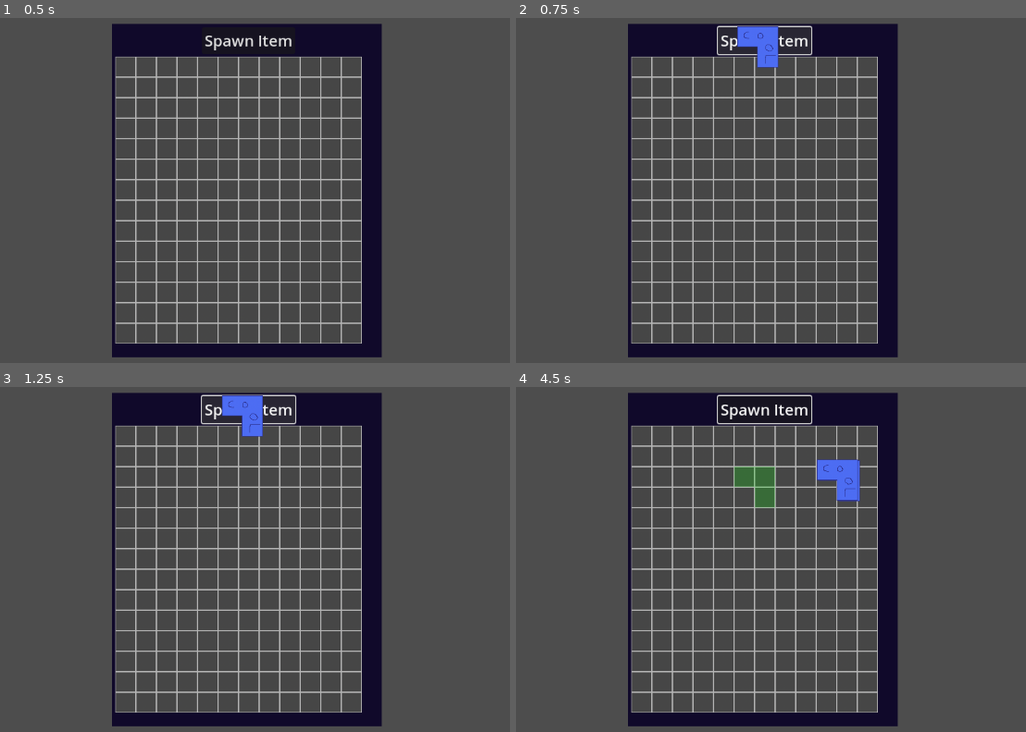
Above: before the commit, frames 1-4 (two rows, left to right).
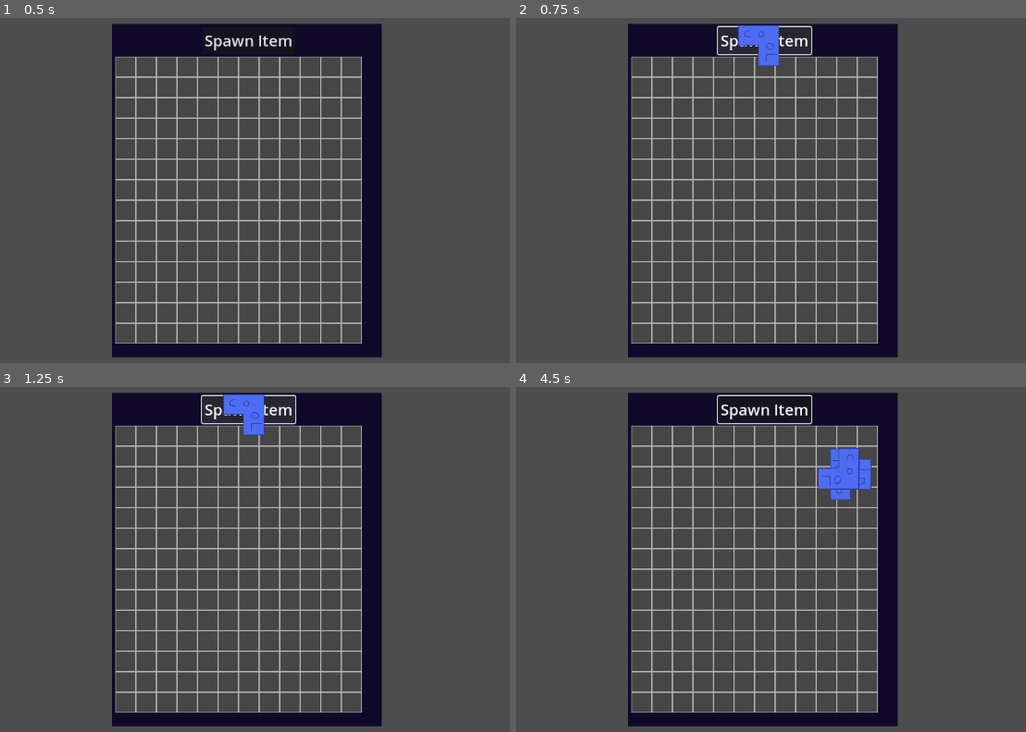
Above: after the commit, the same moments.

Repository: zMenta/Godot4GridInventory
Game: Godot game, scene res://main/main.tscn
The game is run twice, just before and just after one commit, with the same random seed, the same clock (stepped at 60 frames per second) and the same inputs.
Inputs (mouse positions are in pixels of both pictures, inside the frame that each line leads up to):
- Up to frame 1 (0.5 s): no input
- Up to frame 2 (0.75 s): click "Spawn Item" at 0.5 s
- Up to frame 3 (1.25 s): no input
- Up to frame 4 (4.5 s): click "Spawn Item" at 1.25 s; click "Spawn Item" at 2 s; tap Enter at 2.75, 4.25 s; move the mouse to (934, 545) at 2.77 s; tap R (rotate, bound only after the commit) at 2.85, 3.6, 4.35 s; tap Space at 3.5 s; move the mouse to (623, 587) at 3.52 s; move the mouse to (847, 473) at 4.27 s

Frame 1 is identical in both runs. In frame 2, 0.2% of the frame differs, in the area x 43-52%, y 2-15%; in frame 3, 0.3%; in frame 4, 1.6%, in the area x 42-70%, y 17-35%.

Commit message:
refact item, item root node -> node2d

Diff:
--- a/GridInventory/item/item.gd
+++ b/GridInventory/item/item.gd
@@ -1,5 +1,5 @@
 @tool
-extends TextureRect
+extends Node2D
 class_name Item
 
 @export var item_grid : Array[Vector2i] = [Vector2i()] : set = _set_item_grid
@@ -18,23 +18,28 @@
 
 func _set_is_selected(new_value: bool) -> void:
 	is_selected = new_value
-	if is_selected:
-		mouse_filter = MOUSE_FILTER_IGNORE
-	else:
-		mouse_filter = MOUSE_FILTER_PASS
+	# if is_selected:
+	# 	mouse_filter = MOUSE_FILTER_IGNORE
+	# else:
+	# 	mouse_filter = MOUSE_FILTER_PASS
 
 
 func _ready() -> void:
 	# Moving the hitbox x axis 1 slot to the left;
 	# So it's more aligned with the texture.
-	for i in item_grid.size():
-		item_grid[i] -= Vector2i(1,0)
+	if not Engine.is_editor_hint():
+		for i in item_grid.size():
+			item_grid[i] -= Vector2i(1,0)
 
 
 func _process(delta: float) -> void:
 	if is_selected:
-		var offset : Vector2 = texture.get_size() / 2  + Vector2(10, -10)
-		global_position = lerp(global_position, get_global_mouse_position() - offset, 25 * delta)
+		# var offset : Vector2 = texture.get_size() / 2  + Vector2(10, -10)
+		# global_position = lerp(global_position, get_global_mouse_position() - offset, 25 * delta)
+		global_position = lerp(global_position, get_global_mouse_position(), 25 * delta)
+
+		if Input.is_action_just_pressed("rotate"):
+			rotate_item()
 
 
 func _draw() -> void:
@@ -51,10 +56,10 @@
 			true
 		)
 
-func rotate() -> void:
+func rotate_item() -> void:
 	for i in item_grid.size():
 		item_grid[i] = Vector2i(item_grid[i].y, item_grid[i].x)
 
 	rotation_degrees += 90
-	if rotation_degrees > 360:
+	if rotation_degrees >= 360:
 		rotation_degrees = 0
--- a/GridInventory/item/item.tscn
+++ b/GridInventory/item/item.tscn
@@ -3,9 +3,22 @@
 [ext_resource type="Texture2D" uid="uid://c1dlwh3kav0v" path="res://assets/item1.png" id="1_cktku"]
 [ext_resource type="Script" path="res://item/item.gd" id="1_guc00"]
 
-[node name="Item" type="TextureRect"]
-offset_right = 64.0
-offset_bottom = 64.0
+[node name="Item" type="Node2D"]
+z_index = 1
+script = ExtResource("1_guc00")
+item_grid = Array[Vector2i]([Vector2i(0, 0), Vector2i(1, 0), Vector2i(1, 1)])
+
+[node name="TextureRect" type="TextureRect" parent="."]
+anchors_preset = -1
+anchor_left = 0.5
+anchor_top = 0.5
+anchor_right = 0.5
+anchor_bottom = 0.5
+offset_left = -32.0
+offset_top = -16.0
+offset_right = 16.0
+offset_bottom = 32.0
+grow_horizontal = 2
+grow_vertical = 2
+mouse_filter = 2
 texture = ExtResource("1_cktku")
-script = ExtResource("1_guc00")
-item_grid = Array[Vector2i]([Vector2i(1, 1), Vector2i(0, 0), Vector2i(1, 0)])
--- a/GridInventory/project.godot
+++ b/GridInventory/project.godot
@@ -22,14 +22,9 @@
 "events": [Object(InputEventMouseButton,"resource_local_to_scene":false,"resource_name":"","device":-1,"window_id":0,"a …(236 unchanged characters)…
 ]
 }
-rotate_left={
+rotate={
 "deadzone": 0.5,
-"events": [Object(InputEventKey,"resource_local_to_scene":false,"resource_name":"","device":-1,"window_id":0,"alt_pressed":false,"shift_pressed":false,"ctrl_pressed":false,"meta_pressed":false,"pressed":false,"keycode":0,"physical_keycode":81,"key_label":0,"unicode":113,"echo":false,"script":null)
-]
-}
-rotate_right={
-"deadzone": 0.5,
-"events": [Object(InputEventKey,"resource_local_to_scene":false,"resource_name":"","device":-1,"window_id":0,"alt_pressed":false,"shift_pressed":false,"ctrl_pressed":false,"meta_pressed":false,"pressed":false,"keycode":0,"physical_keycode":69,"key_label":0,"unicode":101,"echo":false,"script":null)
+"events": [Object(InputEventKey,"resource_local_to_scene":false,"resource_name":"","device":-1,"window_id":0,"alt_pressed":false,"shift_pressed":false,"ctrl_pressed":false,"meta_pressed":false,"pressed":false,"keycode":0,"physical_keycode":82,"key_label":0,"unicode":114,"echo":false,"script":null)
 ]
 }
 
